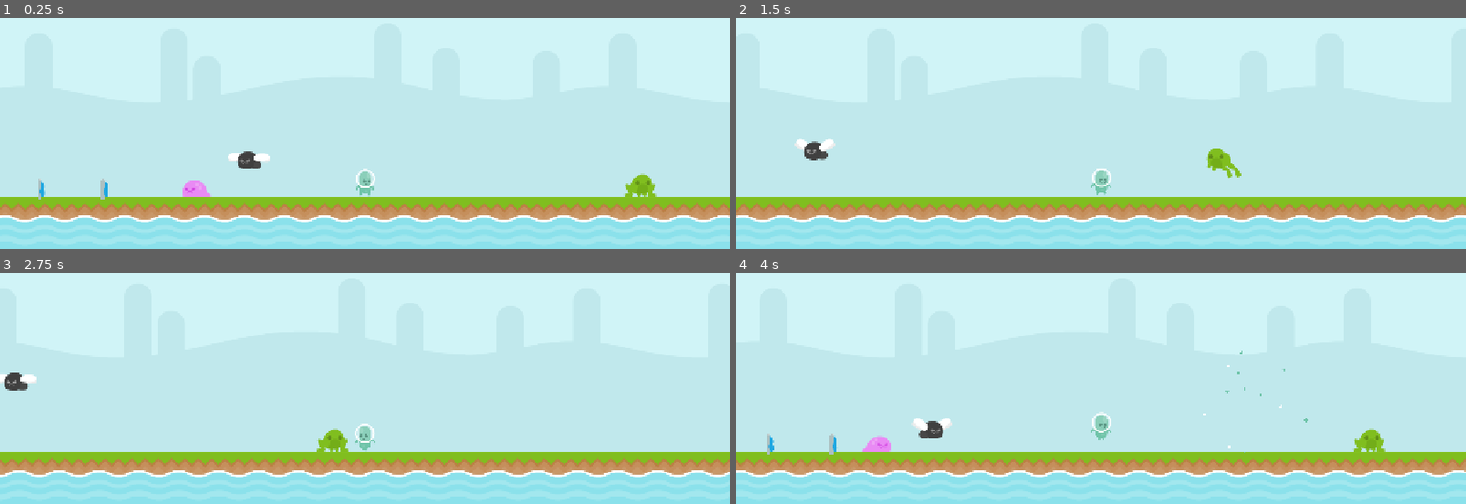
Above: before the commit, frames 1-4 (two rows, left to right).
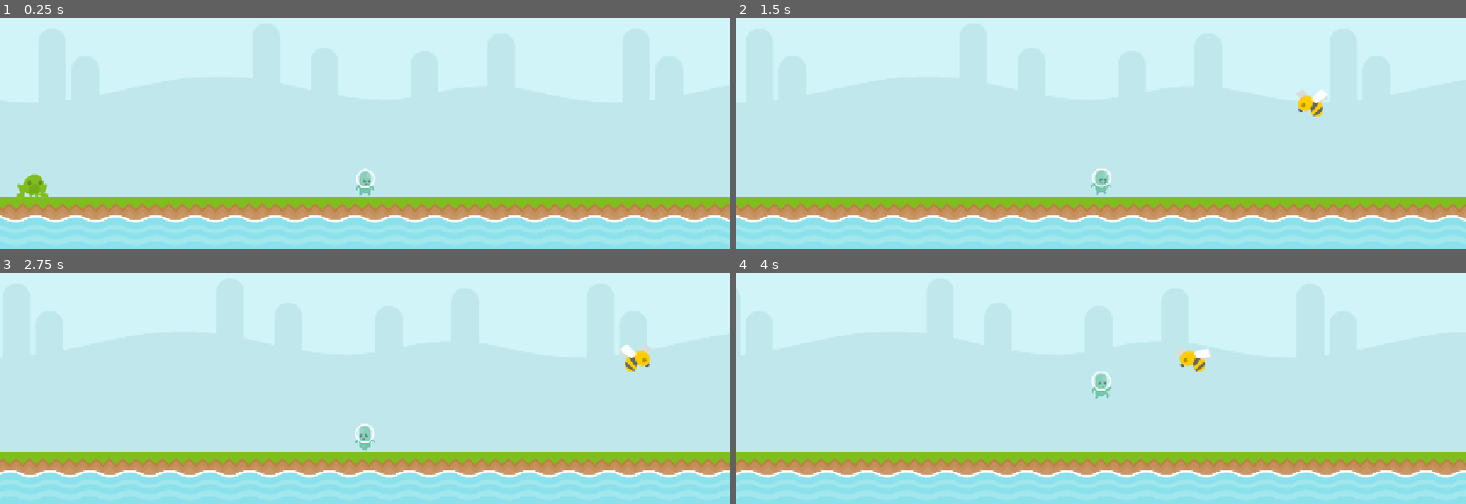
Above: after the commit, the same moments.

Repository: RafaelForbeck/the-way
Game: Godot game, scene res://scenes/phase.tscn
The game is run twice, just before and just after one commit, with the same random seed, the same clock (stepped at 60 frames per second) and the same inputs.
Inputs:
- Up to frame 1 (0.25 s): no input
- Up to frame 2 (1.5 s): tap Enter (jump) at 0.5, 0.77 s; hold S (duck) 0.53-1.28 s; hold Right (move_right) from 0.53 s (still down); tap S (duck) at 1.35 s
- Up to frame 3 (2.75 s): tap Enter (jump) at 1.52 s; release Right (move_right) at 2.03 s; hold Left (move_left) from 2.03 s (still down); hold S (duck) from 2.03 s (still down)
- Up to frame 4 (4 s): release Left (move_left) at 2.78 s; release S (duck) at 2.78 s; hold Right (move_right) from 2.78 s (still down); tap S (duck) at 2.85 s; tap Enter (jump) at 3.02, 3.77 s; hold S (duck) from 3.53 s (still down)

The runs differ from the first frame. In frame 1, 4.5% of the frame differs, in the area x 0-100%, y 57-89%; in frame 2, 4.2%; in frame 3, 4.2%; in frame 4, 5.0%, in the area x 0-100%, y 32-89%.

Commit message:
feat: implements the bee enemy

Diff:
--- /dev/null
+++ b/entities/enemy/bee_enemy.tscn
@@ -0,0 +1,68 @@
+[gd_scene load_steps=8 format=3 uid="uid://80vpdp5ctbuh"]
+
+[ext_resource type="PackedScene" uid="uid://dhcixktg8fsa1" path="res://entities/enemy/enemy.tscn" id="1_c77lp"]
+[ext_resource type="Script" uid="uid://cp8hyxgjhsstp" path="res://scripts/bee_enemy.gd" id="2_uc5d3"]
+[ext_resource type="Texture2D" uid="uid://dtxbf8jununbn" path="res://sprites/bee_1.png" id="3_gjlc4"]
+[ext_resource type="Texture2D" uid="uid://ds3rvvgbl8j8k" path="res://sprites/bee_2.png" id="4_7xtt7"]
+
+[sub_resource type="SpriteFrames" id="SpriteFrames_j2hrq"]
+animations = [{
+"frames": [{
+"duration": 1.0,
+"texture": ExtResource("3_gjlc4")
+}, {
+"duration": 1.0,
+"texture": ExtResource("4_7xtt7")
+}],
+"loop": true,
+"name": &"default",
+"speed": 30.0
+}]
+
+[sub_resource type="CircleShape2D" id="CircleShape2D_onfql"]
+radius = 17.01503
+
+[sub_resource type="RectangleShape2D" id="RectangleShape2D_4120n"]
+size = Vector2(40, 32)
+
+[node name="BeeEnemy" instance=ExtResource("1_c77lp")]
+script = ExtResource("2_uc5d3")
+h_oscillation = true
+h_range = 100.0
+h_speed = 2.0
+v_oscillation = false
+v_range = 0.0
+v_speed = 0.0
+explosion_primary_color = Color(1, 0.8, 0, 1)
+explosion_secondary_color = Color(0.4, 0.4, 0.4, 1)
+
+[node name="AnimatedSprite2D" parent="." index="0"]
+sprite_frames = SubResource("SpriteFrames_j2hrq")
+autoplay = "default"
+frame_progress = 0.7033098
+
+[node name="CollisionShape2D" parent="Hitbox" index="0"]
+visible = false
+position = Vector2(0, 5.715)
+shape = SubResource("CircleShape2D_onfql")
+debug_color = Color(0.9807982, 0, 0.3806079, 0.41960785)
+
+[node name="CollisionShape2D" parent="." index="2"]
+visible = false
+position = Vector2(0, 6)
+shape = SubResource("RectangleShape2D_4120n")
+
+[node name="PlayerDetector" type="RayCast2D" parent="." index="3"]
+target_position = Vector2(-150, 150)
+
+[node name="WaitingTimer" type="Timer" parent="." index="4"]
+wait_time = 0.5
+one_shot = true
+
+[node name="CooldownTimer" type="Timer" parent="." index="5"]
+wait_time = 2.0
+one_shot = true
+
+[connection signal="change_direction" from="." to="." method="_on_change_direction"]
+[connection signal="timeout" from="WaitingTimer" to="." method="_on_waiting_timer_timeout"]
+[connection signal="timeout" from="CooldownTimer" to="." method="_on_cooldown_timer_timeout"]
--- a/scenes/phase.tscn
+++ b/scenes/phase.tscn
@@ -11,6 +11,7 @@
 [ext_resource type="PackedScene" uid="uid://62la67es3kfn" path="res://entities/enemy/lava_floating_enemy.tscn" id="7_25bwo"]
 [ext_resource type="PackedScene" uid="uid://c63jkfobhepr3" path="res://entities/platform.tscn" id="10_2vdjk"]
 [ext_resource type="PackedScene" uid="uid://bxucoxxhhlieu" path="res://entities/enemy/frog_enemy.tscn" id="10_48bu1"]
+[ext_resource type="PackedScene" uid="uid://80vpdp5ctbuh" path="res://entities/enemy/bee_enemy.tscn" id="11_8hh2t"]
 
 [sub_resource type="Animation" id="Animation_15nwx"]
 length = 0.001
@@ -339,7 +340,7 @@
 position = Vector2(920, 408)
 
 [node name="Player" parent="." instance=ExtResource("3_nqrv7")]
-position = Vector2(1366, 384)
+position = Vector2(2432, 371)
 second_jump_velocity = 0.0
 second_jump_velocity_increment = 10.0
 
@@ -368,13 +369,13 @@
 v_speed = 2.0
 
 [node name="LavaFloatingEnemy" parent="Enemies" instance=ExtResource("7_25bwo")]
-position = Vector2(595, 515)
+position = Vector2(592, 438)
 h_oscillation = false
 h_range = 0.0
 h_speed = 0.0
 v_oscillation = true
 v_range = 50.0
-v_speed = 3.0
+v_speed = 1.0
 is_imortal = true
 
 [node name="FrogEnemy" parent="Enemies" instance=ExtResource("10_48bu1")]
@@ -382,6 +383,9 @@
 
 [node name="LeftLimit" parent="Enemies/FrogEnemy" index="3"]
 position = Vector2(-407, 0)
+
+[node name="BeeEnemy" parent="Enemies" instance=ExtResource("11_8hh2t")]
+position = Vector2(3152, 256)
 
 [node name="Platform" parent="." instance=ExtResource("10_2vdjk")]
 position = Vector2(216, 264)
@@ -392,3 +396,4 @@
 [connection signal="timeout" from="RespawnDelay" to="." method="_on_respawn_delay_timeout"]
 
 [editable path="Enemies/FrogEnemy"]
+[editable path="Enemies/BeeEnemy"]
--- /dev/null
+++ b/scripts/bee_enemy.gd
@@ -0,0 +1,70 @@
+class_name BeeEnemy extends OscillationEnemy
+
+@onready var player_detector: RayCast2D = $PlayerDetector
+@onready var waiting_timer: Timer = $WaitingTimer
+@onready var cooldown_timer: Timer = $CooldownTimer
+
+var player_position
+
+enum BeeStatus {
+	patrol,
+	waiting,
+	attacking
+}
+
+var status = BeeStatus.patrol
+var cooldown = false
+
+func _physics_process(delta: float) -> void:
+
+	match status:
+		BeeStatus.patrol:
+			patrol(delta)
+		BeeStatus.waiting:
+			waiting()
+		BeeStatus.attacking:
+			attacking()
+
+func go_to_patrol():
+	status = BeeStatus.patrol
+
+func go_to_waiting():
+	status = BeeStatus.waiting
+	waiting_timer.start()
+
+func go_to_attacking():
+	status = BeeStatus.attacking
+	attack()
+
+func patrol(delta):
+	super._physics_process(delta)
+	if player_detector.is_colliding() and cooldown == false:
+		cooldown = true
+		cooldown_timer.start()
+		var raycast_collider = player_detector.get_collider()
+		player_position = raycast_collider.global_position + Vector2.UP * 50
+		go_to_waiting()
+
+func waiting():
+	pass
+
+func attacking():
+	pass
+
+func _on_change_direction() -> void:
+	player_detector.target_position.x = abs(player_detector.target_position.x) * -direction
+
+func attack():
+	var initial_position = global_position
+	var target_position = player_position
+	var tween = create_tween()
+	tween.set_trans(Tween.TRANS_QUAD)
+	tween.tween_property(self, "global_position", target_position, 0.3)
+	tween.tween_property(self, "global_position", initial_position, 0.5)
+	tween.connect("finished", Callable(self, "go_to_patrol"))
+
+func _on_waiting_timer_timeout() -> void:
+	go_to_attacking()
+
+func _on_cooldown_timer_timeout() -> void:
+	cooldown = false
--- a/scripts/oscillation_enemy.gd
+++ b/scripts/oscillation_enemy.gd
@@ -8,24 +8,41 @@
 @export var v_range: float
 @export var v_speed: float
 
+signal change_direction
+
 var h_timer := 0.0
 var v_timer := 0.0
+
+var direction = 1
 
 func _physics_process(delta: float) -> void:
 	move(delta)
 
 func move(delta):
+	h_move(delta)
+	v_move(delta)
+
+func h_move(delta):
 	if h_oscillation:
 		h_timer += delta * h_speed
 		if h_timer > 2 * PI:
 			h_timer -= 2 * PI
 		if h_timer > PI:
-			anim.flip_h = true
+			if direction == 1:
+				turn(true)
 		else:
-			anim.flip_h = false
+			if direction == -1:
+				turn(false)
 
 		global_position.x = start_position.x + cos(h_timer) * h_range
 
+func v_move(delta):
 	if v_oscillation:
 		v_timer += delta * v_speed
 		global_position.y = start_position.y + sin(v_timer) * v_range
+
+func turn(left):
+	direction = -1 if left else 1
+	print(direction)
+	anim.flip_h = true if left else false
+	emit_signal("change_direction")
--- a/scripts/player.gd
+++ b/scripts/player.gd
@@ -37,6 +37,8 @@
 	go_to_idle_state()
 
 func _physics_process(delta: float) -> void:
+
+	print(global_position)
 
 	if scale.x < max_scale:
 		scale += scale * delta * scale_velocity
Not shown: 1 places in scenes/phase.tscn that only renumber resources
Not shown, added: scripts/bee_enemy.gd.uid
Binary file added: sprites/bee_1.png
Not shown, added: sprites/bee_1.png.import
Binary file added: sprites/bee_2.png
Not shown, added: sprites/bee_2.png.import
